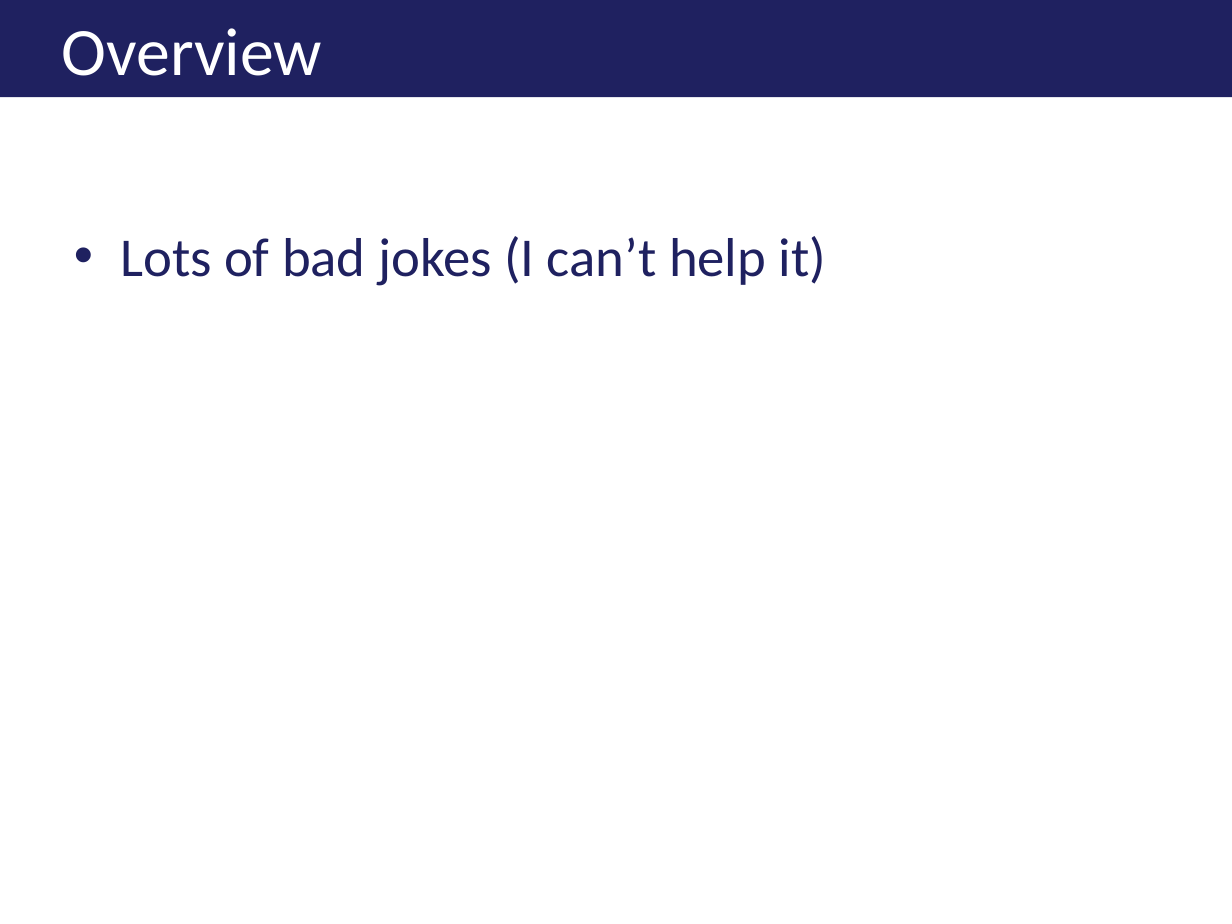
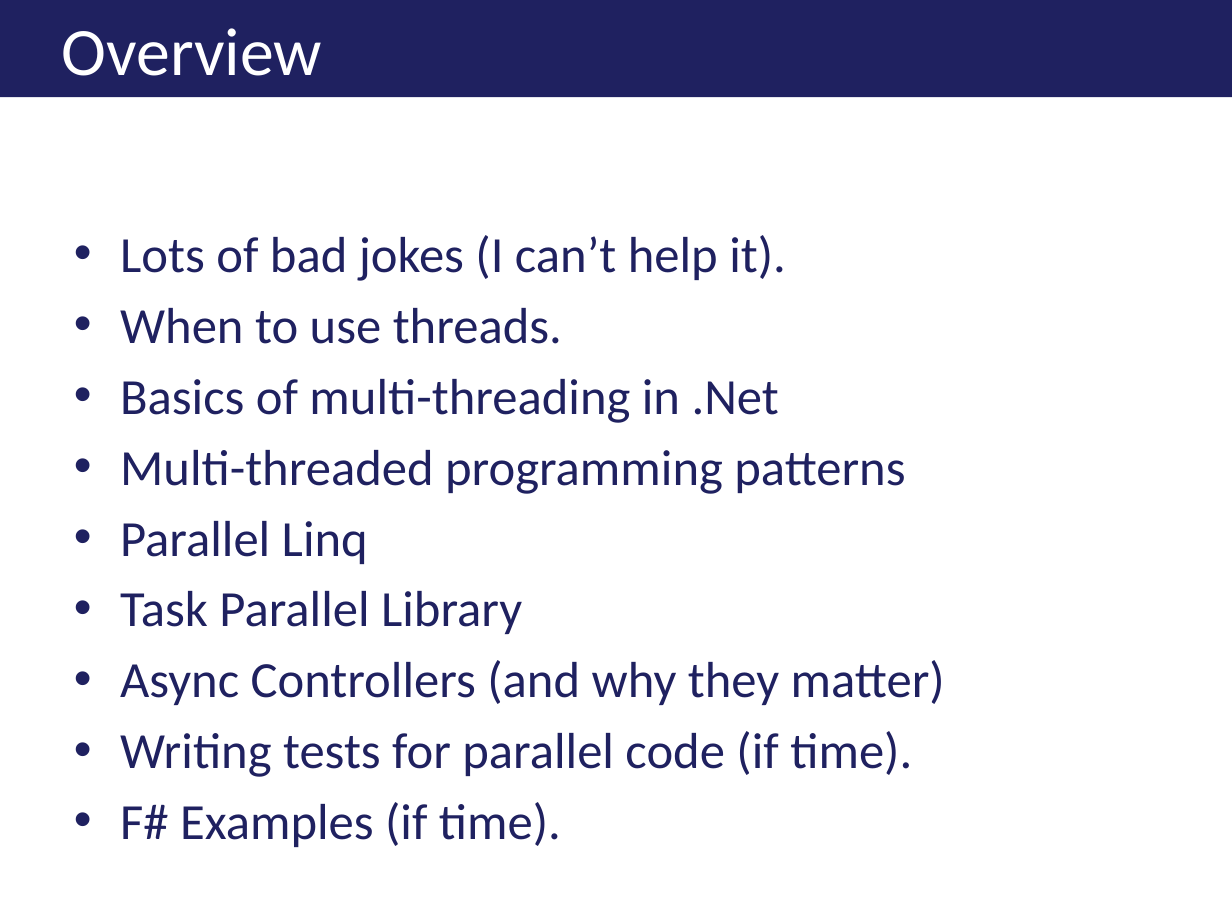
Before and after one commit to ericburcham/THasyINKnc, a slide deck: slide 7 of Presentation/THasINKync.pptx. Drawn at 1232x924 pixels with LibreOffice and Linux fonts; fonts in the diff are those of the drawing; background and template pictures are left out. Boxes give left, top, right and bottom in pixels: in the first picture for what was removed or moved away, otherwise in the second. Text is boxed around its words. In the diff, an @@ line names an element or a change of style, - is before the commit and + after.

Commit message:
Finished slides up through Basics of Threading in .Net

```diff
--- a/Presentation/THasINKync.pptx
+++ b/Presentation/THasINKync.pptx
@@ text at <box>120,235,945,847</box>: text changed; size 32 to 29.6 pt @@
-• Lots of bad jokes (I can’t help it)
+• Lots of bad jokes (I can’t help it).
+• When to use threads.
+• Basics of multi-threading in .Net
+• Multi-threaded programming patterns
+• Parallel Linq
+• Task Parallel Library
+• Async Controllers (and why they matter)
+• Writing tests for parallel code (if time).
+• F# Examples (if time).
```
Also in this commit, not shown: 6 slides added.
